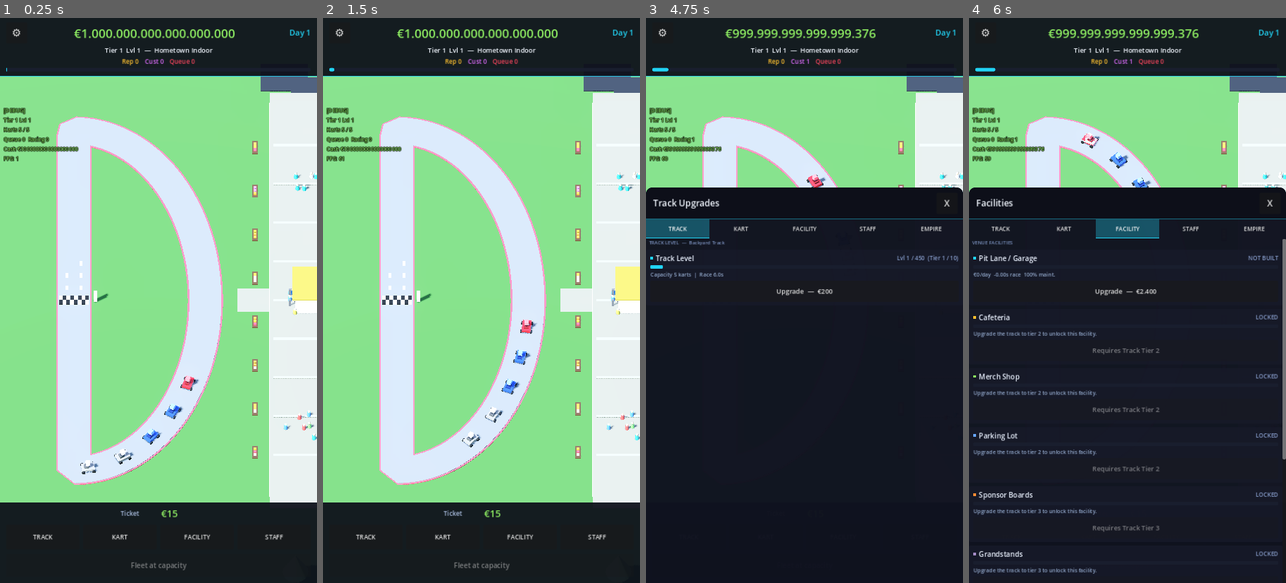
Above: before the commit, frames 1-4 (left to right).
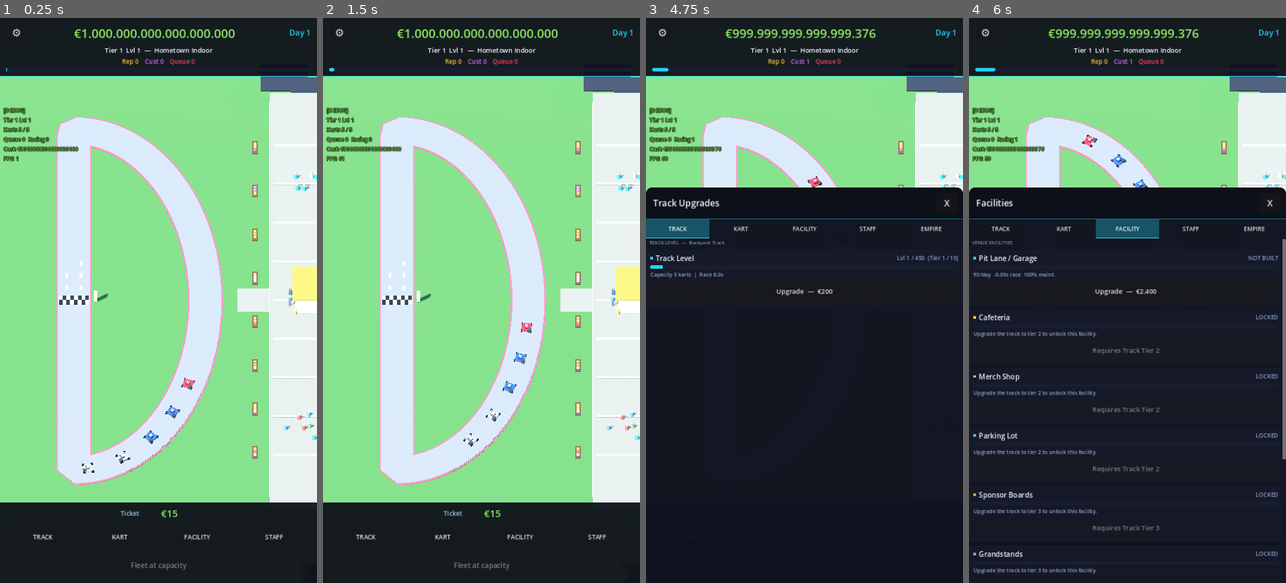
Above: after the commit, the same moments.

Repository: huubvreeker-create/Tycoon
Game: Godot game, scene res://scenes/main.tscn
Same seed, same stepped clock (60 frames per second), same inputs: the game is played once before the commit and once after it.
Inputs:
- Up to frame 1 (0.25 s): no input
- Up to frame 2 (1.5 s): click "⚙" at 0.5 s; click "TRACK" at 1.25 s
- Up to frame 3 (4.75 s): click "KART" at 2 s; click "FACILITY" at 2.75 s; click "STAFF" at 3.5 s; click "TRACK" at 4.25 s
- Up to frame 4 (6 s): click "KART" at 5 s; click "FACILITY" at 5.75 s

The runs differ from the first frame. In frame 1, 0.3% of the frame differs, in the area x 25-63%, y 63-81%; in frame 2, 0.3%; in frame 3, less than 0.1%; in frame 4, 0.2%.

Commit message:
Distinct vehicle silhouette per tier — real mini kart at T1, F1 at T10
Old kart silhouette was a single box with a cockpit on top and grew
proportionally bigger every tier. From the side it looked like a tiny
sedan at T1 instead of the open-frame mini kart in the reference photo.
Added four new tier-aware mesh parts that swap in / out so each tier
has its own real silhouette:

  T1  Mini kart      open chassis platform + side pods + exposed seat
                     + steering column + small engine block, no wings
  T2  Cadet kart     slightly bigger pods, small spoiler appears
  T3  Shifter kart   longer wheelbase, taller engine block
  T4  Superkart      front nose cone appears, engine still visible
  T5  Junior open-wheel  engine bodywork closes up, dedicated front wing
  T6  F4-style       bigger wing/spoiler, sleeker pods
  T7  IndyCar        long body, oval-track aero, no halo
  T8  F3             halo arrives, modern formula proportions
  T9  F2             bigger wings, F1-adjacent
  T10 F1             full spec, longest body, biggest wings

NEW MESH PARTS (per kart, hidden when not relevant):
- side_pod_left / side_pod_right (always visible, scale per tier)
- engine_block (T1-T4 only — exposed kart engine on the right side)
- steering_column (T1-T3 only — thin tilted shaft from cockpit)
- nose_cone (T4+ only — formula-style pointed nose ahead of front wheels)

DIMENSION TABLES rewritten so the body genuinely THINS OUT for tier 1
(0.70×0.08×1.05 m flat platform vs the previous 0.95×0.30×1.40 m brick),
the cockpit sits closer to the chassis (driver looks SEATED in T1, not
standing in a sedan), and wheels poke out wider relative to the
body so the open-wheel character reads at every tier.

_lerp_v3_table / _lerp_f_table now tolerate partial tables (return
zero / base_v gracefully) so the engine + steering + nose tables can
be defined only for the tiers where they actually exist.

https://claude.ai/code/session_01Sbv8ExRy1Fimm5caf9TfDv

Diff:
--- a/scripts/kart.gd
+++ b/scripts/kart.gd
@@ -28,42 +28,62 @@
 var beacon_material: StandardMaterial3D
 var wheel_material: StandardMaterial3D
 
+# Tier-specific extras — created once, shown / hidden per tier.
+var side_pod_left: MeshInstance3D
+var side_pod_right: MeshInstance3D
+var side_pod_material: StandardMaterial3D
+var engine_block: MeshInstance3D
+var engine_material: StandardMaterial3D
+var steering_column: MeshInstance3D
+var steering_material: StandardMaterial3D
+var nose_cone: MeshInstance3D
+var nose_material: StandardMaterial3D
+
 var _flash_time: float = 0.0
 var _flash_color: Color = Color.WHITE
 
 
 # ---------------------------------------------------------------------------
 # Tier-specific visual recipes. Each entry is the look at that tier.
-# Vehicles get LONGER / LOWER / NARROWER as they progress (F1 silhouette);
-# spoilers + wings get bigger; wheels get larger and more exposed.
+# Progression intent:
+#   Tier 1  – mini kart (open chassis platform, side pods, exposed seat)
+#   Tier 2  – cadet kart (slightly bigger pods + small spoiler)
+#   Tier 3  – shifter kart (longer wheelbase, taller engine block)
+#   Tier 4  – superkart (front nose appears, bigger spoiler)
+#   Tier 5  – junior open-wheel (no engine block, dedicated front wing)
+#   Tier 6  – F4-style regional formula
+#   Tier 7  – IndyCar (longer, oval-track aero, no halo)
+#   Tier 8  – F3 (halo appears, modern formula proportions)
+#   Tier 9  – F2 (bigger wings, F1-adjacent silhouette)
+#   Tier 10 – F1 (full spec, longest body, biggest wings)
 # ---------------------------------------------------------------------------
-# 10-tier kart silhouettes — gradual evolution from squat kid-kart to
-# full F1 over ten visible steps. Body LOWER, NARROWER, LONGER as tier
-# climbs; spoilers + front wings appear and grow; wheels get bigger
-# and pushed wider apart.
+
+# Body chassis. Tier 1-3 are kart-thin platforms; tier 4 starts to grow
+# into an open-wheel monocoque; tier 7-10 stretches into a full
+# formula-car body.
 const _BODY_SIZE := {
-	 1: Vector3(0.95, 0.30, 1.4),
-	 2: Vector3(0.95, 0.30, 1.6),
-	 3: Vector3(0.95, 0.28, 1.9),
-	 4: Vector3(0.95, 0.28, 2.2),
-	 5: Vector3(0.92, 0.26, 2.6),
-	 6: Vector3(0.90, 0.24, 2.9),
-	 7: Vector3(0.88, 0.22, 3.2),
-	 8: Vector3(0.85, 0.22, 3.5),
-	 9: Vector3(0.85, 0.20, 3.8),
-	10: Vector3(0.82, 0.18, 4.2),
+	 1: Vector3(0.70, 0.08, 1.05),
+	 2: Vector3(0.72, 0.10, 1.30),
+	 3: Vector3(0.75, 0.12, 1.65),
+	 4: Vector3(0.82, 0.16, 2.10),
+	 5: Vector3(0.90, 0.20, 2.55),
+	 6: Vector3(0.90, 0.22, 2.90),
+	 7: Vector3(0.88, 0.22, 3.30),
+	 8: Vector3(0.85, 0.20, 3.55),
+	 9: Vector3(0.82, 0.18, 3.85),
+	10: Vector3(0.80, 0.16, 4.20),
 }
 const _BODY_Y := {
-	1: 0.36, 2: 0.36, 3: 0.34, 4: 0.32, 5: 0.30,
-	6: 0.28, 7: 0.26, 8: 0.25, 9: 0.24, 10: 0.22
+	1: 0.18, 2: 0.20, 3: 0.22, 4: 0.26, 5: 0.30,
+	6: 0.30, 7: 0.28, 8: 0.26, 9: 0.24, 10: 0.22
 }
 
 const _COCKPIT_SIZE := {
-	 1: Vector3(0.50, 0.26, 0.55),
-	 2: Vector3(0.52, 0.28, 0.60),
-	 3: Vector3(0.55, 0.30, 0.65),
-	 4: Vector3(0.55, 0.30, 0.70),
-	 5: Vector3(0.55, 0.32, 0.75),
+	 1: Vector3(0.38, 0.20, 0.42),
+	 2: Vector3(0.42, 0.22, 0.48),
+	 3: Vector3(0.45, 0.24, 0.55),
+	 4: Vector3(0.50, 0.28, 0.62),
+	 5: Vector3(0.55, 0.32, 0.72),
 	 6: Vector3(0.55, 0.32, 0.78),
 	 7: Vector3(0.55, 0.32, 0.78),
 	 8: Vector3(0.52, 0.32, 0.75),
@@ -71,24 +91,95 @@
 	10: Vector3(0.48, 0.30, 0.68),
 }
 const _COCKPIT_OFFSET := {
-	 1: Vector3(0, 0.55, 0.15),
-	 2: Vector3(0, 0.58, 0.18),
-	 3: Vector3(0, 0.60, 0.22),
-	 4: Vector3(0, 0.60, 0.30),
-	 5: Vector3(0, 0.60, 0.40),
-	 6: Vector3(0, 0.58, 0.48),
-	 7: Vector3(0, 0.56, 0.55),
-	 8: Vector3(0, 0.54, 0.60),
+	 1: Vector3(0, 0.36, 0.05),
+	 2: Vector3(0, 0.40, 0.10),
+	 3: Vector3(0, 0.46, 0.18),
+	 4: Vector3(0, 0.50, 0.28),
+	 5: Vector3(0, 0.55, 0.38),
+	 6: Vector3(0, 0.58, 0.46),
+	 7: Vector3(0, 0.56, 0.52),
+	 8: Vector3(0, 0.54, 0.58),
 	 9: Vector3(0, 0.52, 0.62),
 	10: Vector3(0, 0.50, 0.65),
 }
 
+# Side pods — mini-kart fairings on tier 1-3, then aerodynamic body
+# panels on tier 4+. ALL tiers have them so the silhouette never goes
+# back to a bare box.
+const _SIDE_POD_SIZE := {
+	 1: Vector3(0.20, 0.16, 0.80),
+	 2: Vector3(0.22, 0.18, 0.95),
+	 3: Vector3(0.24, 0.20, 1.15),
+	 4: Vector3(0.26, 0.22, 1.45),
+	 5: Vector3(0.28, 0.24, 1.75),
+	 6: Vector3(0.30, 0.26, 1.95),
+	 7: Vector3(0.30, 0.26, 2.15),
+	 8: Vector3(0.28, 0.26, 2.35),
+	 9: Vector3(0.28, 0.26, 2.55),
+	10: Vector3(0.28, 0.24, 2.75),
+}
+const _SIDE_POD_X := {
+	1: 0.42, 2: 0.44, 3: 0.46, 4: 0.50, 5: 0.55,
+	6: 0.58, 7: 0.60, 8: 0.62, 9: 0.64, 10: 0.66
+}
+const _SIDE_POD_Y := {
+	1: 0.20, 2: 0.22, 3: 0.24, 4: 0.30, 5: 0.34,
+	6: 0.34, 7: 0.32, 8: 0.30, 9: 0.28, 10: 0.26
+}
+
+# Exposed engine block — small, visible only on tier 1-4 (real karts +
+# superkart). Disappears once we move into formula-style rear bodywork.
+const _ENGINE_VISIBLE_TIERS: int = 4
+const _ENGINE_SIZE := {
+	1: Vector3(0.30, 0.28, 0.38),
+	2: Vector3(0.32, 0.30, 0.45),
+	3: Vector3(0.34, 0.32, 0.52),
+	4: Vector3(0.30, 0.28, 0.50),
+}
+const _ENGINE_OFFSET := {
+	1: Vector3(0.32, 0.30, 0.40),
+	2: Vector3(0.34, 0.32, 0.50),
+	3: Vector3(0.34, 0.34, 0.65),
+	4: Vector3(0.32, 0.34, 0.80),
+}
+
+# Steering column — thin cylinder rising from the cockpit floor on
+# tier 1-3 only (real karts have an exposed steering shaft).
+const _STEERING_VISIBLE_TIERS: int = 3
+const _STEERING_HEIGHT := {1: 0.40, 2: 0.42, 3: 0.42}
+
+# Nose cone — appears on tier 4 (superkart) onwards.
+const _NOSE_VISIBLE_FROM_TIER: int = 4
+const _NOSE_SIZE := {
+	 4: Vector3(0.34, 0.10, 0.55),
+	 5: Vector3(0.40, 0.10, 0.70),
+	 6: Vector3(0.45, 0.12, 0.85),
+	 7: Vector3(0.55, 0.14, 1.05),
+	 8: Vector3(0.55, 0.14, 1.18),
+	 9: Vector3(0.55, 0.14, 1.30),
+	10: Vector3(0.55, 0.14, 1.50),
+}
+const _NOSE_OFFSET := {
+	 4: Vector3(0, 0.18, -0.85),
+	 5: Vector3(0, 0.18, -1.00),
+	 6: Vector3(0, 0.18, -1.15),
+	 7: Vector3(0, 0.18, -1.30),
+	 8: Vector3(0, 0.18, -1.40),
+	 9: Vector3(0, 0.18, -1.50),
+	10: Vector3(0, 0.18, -1.65),
+}
+
+# Rear spoilers / wings appear on tier 2; front wings on tier 5
+# (replacing the bare nose cone). Halo arrives at tier 8 (F3+).
+const _SPOILER_VISIBLE_FROM_TIER: int = 2
+const _FRONT_WING_VISIBLE_FROM_TIER: int = 5
+const _HALO_VISIBLE_FROM_TIER: int = 8
+
 const _SPOILER_SIZE := {
-	 1: Vector3.ZERO,
-	 2: Vector3(0.75, 0.20, 0.10),
-	 3: Vector3(0.85, 0.28, 0.14),
-	 4: Vector3(0.95, 0.34, 0.16),
-	 5: Vector3(1.05, 0.42, 0.18),
+	 2: Vector3(0.70, 0.18, 0.10),
+	 3: Vector3(0.80, 0.24, 0.12),
+	 4: Vector3(0.95, 0.32, 0.16),
+	 5: Vector3(1.05, 0.40, 0.18),
 	 6: Vector3(1.15, 0.46, 0.20),
 	 7: Vector3(1.20, 0.50, 0.20),
 	 8: Vector3(1.25, 0.54, 0.22),
@@ -96,23 +187,18 @@
 	10: Vector3(1.35, 0.62, 0.22),
 }
 const _SPOILER_OFFSET := {
-	 1: Vector3.ZERO,
-	 2: Vector3(0, 0.60, 0.65),
-	 3: Vector3(0, 0.65, 0.85),
-	 4: Vector3(0, 0.75, 1.00),
-	 5: Vector3(0, 0.82, 1.18),
-	 6: Vector3(0, 0.88, 1.35),
-	 7: Vector3(0, 0.92, 1.50),
-	 8: Vector3(0, 0.95, 1.62),
-	 9: Vector3(0, 1.00, 1.75),
+	 2: Vector3(0, 0.55, 0.55),
+	 3: Vector3(0, 0.62, 0.78),
+	 4: Vector3(0, 0.72, 1.00),
+	 5: Vector3(0, 0.82, 1.20),
+	 6: Vector3(0, 0.88, 1.40),
+	 7: Vector3(0, 0.92, 1.55),
+	 8: Vector3(0, 0.95, 1.65),
+	 9: Vector3(0, 1.00, 1.78),
 	10: Vector3(0, 1.05, 1.95),
 }
 
 const _FRONT_WING_SIZE := {
-	 1: Vector3.ZERO,
-	 2: Vector3.ZERO,
-	 3: Vector3(0.85, 0.08, 0.22),
-	 4: Vector3(0.95, 0.08, 0.26),
 	 5: Vector3(1.05, 0.10, 0.30),
 	 6: Vector3(1.15, 0.10, 0.34),
 	 7: Vector3(1.20, 0.10, 0.38),
@@ -121,50 +207,46 @@
 	10: Vector3(1.45, 0.10, 0.50),
 }
 const _FRONT_WING_OFFSET := {
-	 1: Vector3.ZERO,
-	 2: Vector3.ZERO,
-	 3: Vector3(0, 0.18, -1.00),
-	 4: Vector3(0, 0.16, -1.15),
-	 5: Vector3(0, 0.16, -1.32),
-	 6: Vector3(0, 0.15, -1.50),
-	 7: Vector3(0, 0.15, -1.65),
+	 5: Vector3(0, 0.14, -1.32),
+	 6: Vector3(0, 0.14, -1.50),
+	 7: Vector3(0, 0.14, -1.65),
 	 8: Vector3(0, 0.14, -1.78),
 	 9: Vector3(0, 0.14, -1.90),
 	10: Vector3(0, 0.13, -2.10),
 }
 
 const _WHEEL_RADIUS := {
-	1: 0.18, 2: 0.19, 3: 0.21, 4: 0.23, 5: 0.25,
+	1: 0.16, 2: 0.18, 3: 0.20, 4: 0.22, 5: 0.25,
 	6: 0.27, 7: 0.29, 8: 0.30, 9: 0.31, 10: 0.34
 }
 const _WHEEL_HEIGHT := {
-	1: 0.14, 2: 0.15, 3: 0.16, 4: 0.17, 5: 0.18,
+	1: 0.13, 2: 0.14, 3: 0.15, 4: 0.16, 5: 0.18,
 	6: 0.19, 7: 0.20, 8: 0.21, 9: 0.22, 10: 0.24
 }
 const _WHEEL_X := {
-	1: 0.55, 2: 0.58, 3: 0.61, 4: 0.64, 5: 0.66,
+	1: 0.50, 2: 0.54, 3: 0.58, 4: 0.62, 5: 0.66,
 	6: 0.68, 7: 0.70, 8: 0.72, 9: 0.73, 10: 0.74
 }
 const _WHEEL_Z := {
-	1: 0.55, 2: 0.62, 3: 0.78, 4: 0.92, 5: 1.05,
+	1: 0.45, 2: 0.55, 3: 0.72, 4: 0.90, 5: 1.05,
 	6: 1.18, 7: 1.30, 8: 1.40, 9: 1.50, 10: 1.65
 }
 
 const _BEACON_SIZE := {
-	 1: Vector3(0.45, 0.45, 0.45),
-	 2: Vector3(0.42, 0.40, 0.42),
-	 3: Vector3(0.38, 0.32, 0.38),
-	 4: Vector3(0.34, 0.24, 0.34),
-	 5: Vector3(0.30, 0.20, 0.30),
-	 6: Vector3(0.28, 0.18, 0.28),
-	 7: Vector3(0.26, 0.16, 0.26),
-	 8: Vector3(0.25, 0.14, 0.25),
-	 9: Vector3(0.24, 0.13, 0.24),
-	10: Vector3(0.22, 0.11, 0.22),
+	 1: Vector3(0.30, 0.30, 0.30),
+	 2: Vector3(0.30, 0.28, 0.30),
+	 3: Vector3(0.32, 0.24, 0.32),
+	 4: Vector3(0.30, 0.20, 0.30),
+	 5: Vector3(0.28, 0.18, 0.28),
+	 6: Vector3(0.26, 0.16, 0.26),
+	 7: Vector3(0.24, 0.14, 0.24),
+	 8: Vector3(0.22, 0.12, 0.22),
+	 9: Vector3(0.20, 0.11, 0.20),
+	10: Vector3(0.18, 0.10, 0.18),
 }
 const _BEACON_Y := {
-	1: 1.10, 2: 1.08, 3: 1.00, 4: 0.92, 5: 0.85,
-	6: 0.80, 7: 0.76, 8: 0.74, 9: 0.72, 10: 0.68
+	1: 0.42, 2: 0.46, 3: 0.55, 4: 0.65, 5: 0.78,
+	6: 0.84, 7: 0.82, 8: 0.78, 9: 0.74, 10: 0.70
 }
 
 
@@ -214,8 +296,10 @@
 
 func _lerp_v3_table(table: Dictionary) -> Vector3:
 	var t: int = tier()
+	if not table.has(t):
+		return Vector3.ZERO
 	var base_v: Vector3 = table[t]
-	if t >= TIER_LEVEL_CAPS.size():
+	if not table.has(t + 1):
 		return base_v
 	var next_v: Vector3 = table[t + 1]
 	return base_v.lerp(next_v, _tier_progress())
@@ -223,8 +307,10 @@
 
 func _lerp_f_table(table: Dictionary) -> float:
 	var t: int = tier()
+	if not table.has(t):
+		return 0.0
 	var base_v: float = float(table[t])
-	if t >= TIER_LEVEL_CAPS.size():
+	if not table.has(t + 1):
 		return base_v
 	var next_v: float = float(table[t + 1])
 	return lerpf(base_v, next_v, _tier_progress())
@@ -276,14 +362,35 @@
 	front_wing_material = _make_simple_material(kart_color.darkened(0.15), 0.45)
 	beacon_material = _make_emissive_material(kart_color.lightened(0.25), kart_color, 1.6)
 	wheel_material = _make_simple_material(Color(0.08, 0.08, 0.10), 0.8)
+	side_pod_material = _make_simple_material(kart_color, 0.45)
+	engine_material = _make_simple_material(Color(0.18, 0.18, 0.20), 0.7)
+	steering_material = _make_simple_material(Color(0.12, 0.12, 0.14), 0.7)
+	nose_material = _make_simple_material(kart_color.darkened(0.10), 0.45)
 
 	body_mesh = _make_box_mesh("Body", Vector3.ONE, body_material)
 	cockpit_mesh = _make_box_mesh("Cockpit", Vector3.ONE, cockpit_material)
 	spoiler_mesh = _make_box_mesh("Spoiler", Vector3.ONE, spoiler_material)
 	front_wing_mesh = _make_box_mesh("FrontWing", Vector3.ONE, front_wing_material)
 	beacon_mesh = _make_box_mesh("Beacon", Vector3.ONE, beacon_material)
-
-	# Halo (tier 4 cosmetic) — torus around the cockpit area.
+	side_pod_left = _make_box_mesh("SidePodLeft", Vector3.ONE, side_pod_material)
+	side_pod_right = _make_box_mesh("SidePodRight", Vector3.ONE, side_pod_material)
+	engine_block = _make_box_mesh("EngineBlock", Vector3.ONE, engine_material)
+	nose_cone = _make_box_mesh("NoseCone", Vector3.ONE, nose_material)
+
+	# Steering column — thin angled cylinder on tier 1-3 only.
+	steering_column = MeshInstance3D.new()
+	steering_column.name = "SteeringColumn"
+	var sc := CylinderMesh.new()
+	sc.top_radius = 0.018
+	sc.bottom_radius = 0.022
+	sc.height = 0.40
+	steering_column.mesh = sc
+	steering_column.material_override = steering_material
+	# Tilted slightly forward so it looks like a real kart steering shaft.
+	steering_column.rotation = Vector3(deg_to_rad(15), 0, 0)
+	add_child(steering_column)
+
+	# Halo — torus around the cockpit, formula-tier cosmetic only.
 	halo_mesh = MeshInstance3D.new()
 	halo_mesh.name = "Halo"
 	var halo := TorusMesh.new()
@@ -360,8 +467,47 @@
 	cockpit_mesh.position = _lerp_v3_table(_COCKPIT_OFFSET)
 	cockpit_material.albedo_color = kart_color.darkened(0.45)
 
-	# --- Rear spoiler — appears from tier 2 and grows continuously. ---
-	if t >= 2:
+	# --- Side pods (mini-kart fairings → F1 sidepods, all tiers) ---
+	var pod_size: Vector3 = _lerp_v3_table(_SIDE_POD_SIZE)
+	var pod_x: float = _lerp_f_table(_SIDE_POD_X)
+	var pod_y: float = _lerp_f_table(_SIDE_POD_Y)
+	(side_pod_left.mesh as BoxMesh).size = pod_size
+	side_pod_left.position = Vector3(-pod_x, pod_y, 0)
+	(side_pod_right.mesh as BoxMesh).size = pod_size
+	side_pod_right.position = Vector3(pod_x, pod_y, 0)
+	side_pod_material.albedo_color = kart_color
+
+	# --- Exposed engine block (mini-kart era only, tiers 1-4) ---
+	if t <= _ENGINE_VISIBLE_TIERS:
+		engine_block.visible = true
+		(engine_block.mesh as BoxMesh).size = _lerp_v3_table(_ENGINE_SIZE)
+		engine_block.position = _lerp_v3_table(_ENGINE_OFFSET)
+	else:
+		engine_block.visible = false
+
+	# --- Steering column (real-kart era only, tiers 1-3) ---
+	if t <= _STEERING_VISIBLE_TIERS:
+		steering_column.visible = true
+		var col_h: float = _lerp_f_table(_STEERING_HEIGHT)
+		(steering_column.mesh as CylinderMesh).height = col_h
+		# Position the column rising out of the cockpit floor.
+		var ck_offset: Vector3 = _lerp_v3_table(_COCKPIT_OFFSET)
+		steering_column.position = Vector3(0, ck_offset.y + col_h * 0.5,
+			ck_offset.z - 0.15)
+	else:
+		steering_column.visible = false
+
+	# --- Nose cone (superkart → F1, tiers 4+) ---
+	if t >= _NOSE_VISIBLE_FROM_TIER:
+		nose_cone.visible = true
+		(nose_cone.mesh as BoxMesh).size = _lerp_v3_table(_NOSE_SIZE)
+		nose_cone.position = _lerp_v3_table(_NOSE_OFFSET)
+		nose_material.albedo_color = kart_color.darkened(0.10)
+	else:
+		nose_cone.visible = false
+
+	# --- Rear spoiler — from tier 2 ---
+	if t >= _SPOILER_VISIBLE_FROM_TIER:
 		spoiler_mesh.visible = true
 		(spoiler_mesh.mesh as BoxMesh).size = _lerp_v3_table(_SPOILER_SIZE)
 		spoiler_mesh.position = _lerp_v3_table(_SPOILER_OFFSET)
@@ -369,8 +515,8 @@
 	else:
 		spoiler_mesh.visible = false
 
-	# --- Front wing (F1 territory) ---
-	if t >= 3:
+	# --- Front wing (junior open-wheel onwards, tier 5+) ---
+	if t >= _FRONT_WING_VISIBLE_FROM_TIER:
 		front_wing_mesh.visible = true
 		(front_wing_mesh.mesh as BoxMesh).size = _lerp_v3_table(_FRONT_WING_SIZE)
 		front_wing_mesh.position = _lerp_v3_table(_FRONT_WING_OFFSET)
@@ -378,8 +524,8 @@
 	else:
 		front_wing_mesh.visible = false
 
-	# --- Halo (F1-style safety device) — appears at tier 8 and stays. ---
-	if t >= 8:
+	# --- Halo (F3+ safety device, tier 8+) ---
+	if t >= _HALO_VISIBLE_FROM_TIER:
 		halo_mesh.visible = true
 		halo_mesh.position = _lerp_v3_table(_COCKPIT_OFFSET) + Vector3(0, 0.45, 0)
 	else:
